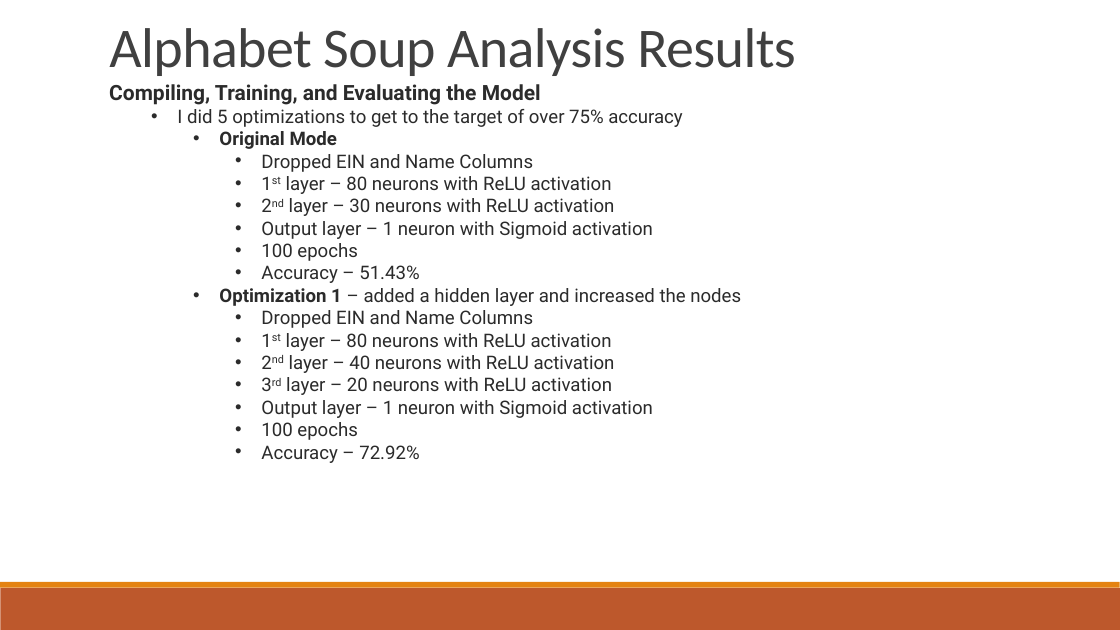
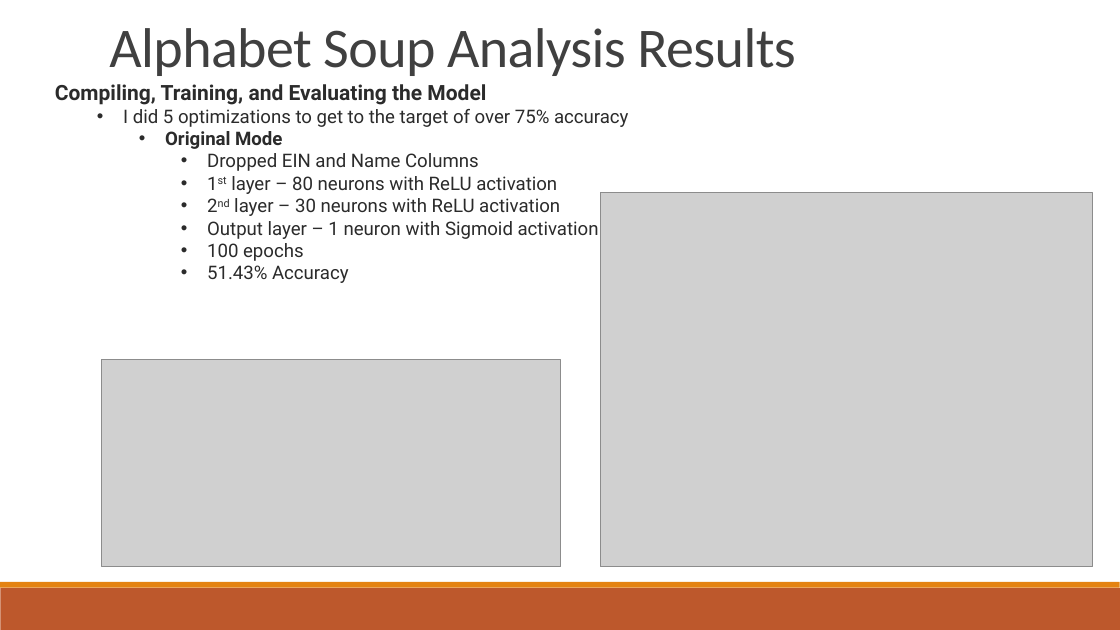
Before and after one commit to RaeAnnG/deep-learning-challenge, a slide deck: slide 4 of Alphabet Soup Analysis.pptx. Drawn at 1120x630 pixels with LibreOffice and Linux fonts; fonts in the diff are those of the drawing; grey boxes stand for pictures. Boxes give left, top, right and bottom in pixels: in the first picture for what was removed or moved away, otherwise in the second. Text is boxed around its words. In the diff, an @@ line names an element or a change of style, - is before the commit and + after.

Commit message:
Add files via upload
Updated Analysis Files 3.11.24

```diff
--- a/Alphabet Soup Analysis.pptx
+++ b/Alphabet Soup Analysis.pptx
@@ text "Compiling, Training, and Evaluating the ...": place and size @@
-text "Compiling, Training, and Evaluating the ..." at [109, 84, 741, 463]
+text "Compiling, Training, and Evaluating the ..." at [55, 84, 628, 283]
@@ picture added at [601, 192, 1093, 567] @@
@@ text at [207, 265, 349, 283]: text changed @@
-      • Accuracy – 51.43%
-    • Optimization 1 – added a hidden layer and increased the nodes
-      • Dropped EIN and Name Columns
-      • 1st layer – 80 neurons with ReLU activation
-      • 2nd layer – 40 neurons with ReLU activation
-      • 3rd layer – 20 neurons with ReLU activation
-      • Output layer – 1 neuron with Sigmoid activation
-      • 100 epochs
-      • Accuracy – 72.92%
+      • 51.43% Accuracy
@@ picture added at [102, 360, 560, 566] @@
```
Also in this commit, not shown: 4 other slides changed, 3 slides added, 1 other file.
